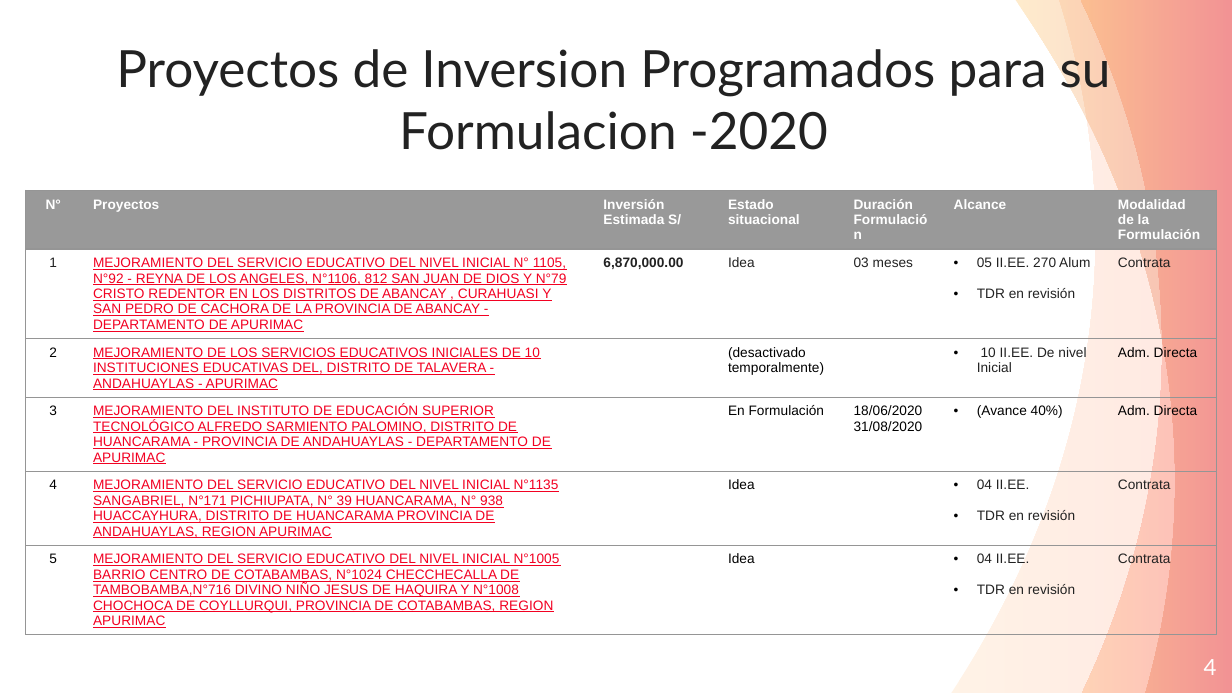
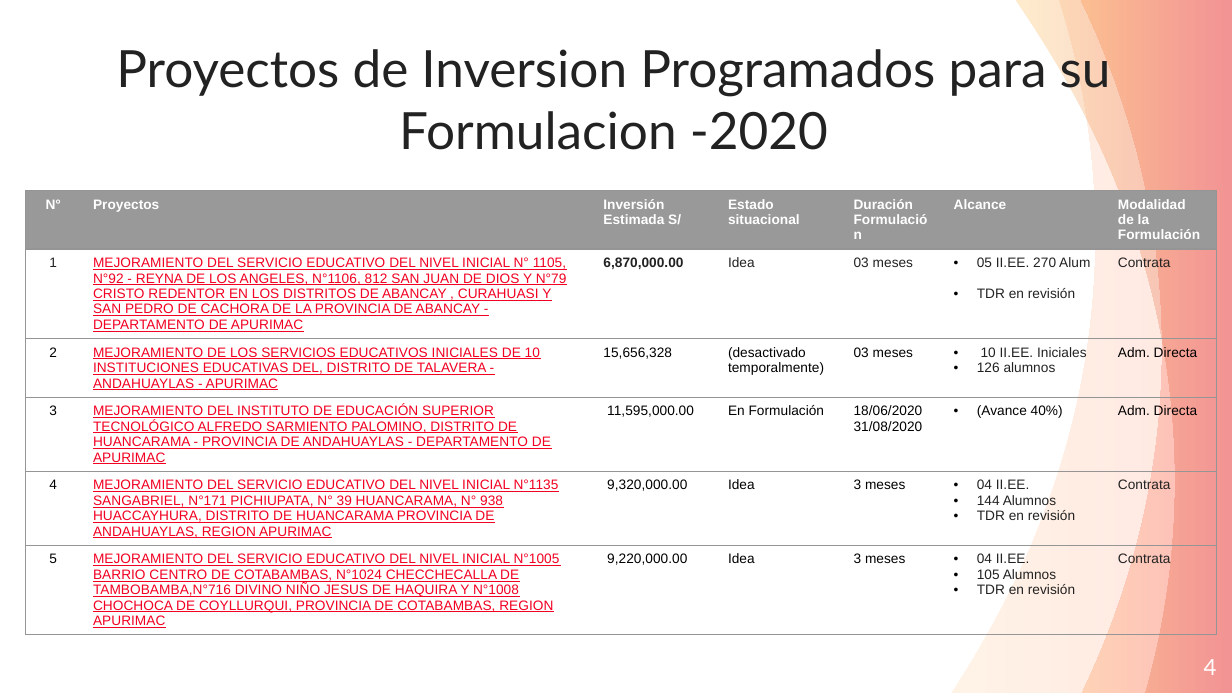
Before and after one commit to ORFEI-GRAP/Gestion-ORFEI, a slide deck: slide 4 of Proyectos Funcion Educacion.pptx. Drawn at 1232x693 pixels with LibreOffice and Linux fonts; fonts in the diff are those of the drawing. Boxes give left, top, right and bottom in pixels: in the first picture for what was removed or moved away, otherwise in the second. Text is boxed around its words. In the diff, an @@ line names an element or a change of style, - is before the commit and + after.

```diff
--- a/Proyectos Funcion Educacion.pptx
+++ b/Proyectos Funcion Educacion.pptx
@@ table at bbox=[26, 191, 1216, 659] @@
-row 3: 2 | MEJORAMIENTO DE LOS SERVICIOS EDUCATIVOS INICIALES DE 10 INSTITUCIONES EDUCATIVAS DEL, DISTRITO DE TALAVERA - ANDAHUAYLAS - APURIMAC |  | (desactivado temporalmente) |  | 10 II.EE. De nivel Inicial | Adm. Directa
+row 3: 2 | MEJORAMIENTO DE LOS SERVICIOS EDUCATIVOS INICIALES DE 10 INSTITUCIONES EDUCATIVAS DEL, DISTRITO DE TALAVERA - ANDAHUAYLAS - APURIMAC | 15,656,328 | (desactivado temporalmente) | 03 meses | 10 II.EE. Iniciales / 126 alumnos | Adm. Directa
-row 4, column 3: 
+row 4, column 3: 11,595,000.00
-row 5: 4 | MEJORAMIENTO DEL SERVICIO EDUCATIVO DEL NIVEL INICIAL N°1135 SANGABRIEL, N°171 PICHIUPATA, N° 39 HUANCARAMA, N° 938 HUACCAYHURA, DISTRITO DE HUANCARAMA PROVINCIA DE ANDAHUAYLAS, REGION APURIMAC |  | Idea |  | 04 II.EE. / TDR en revisión | Contrata
+row 5: 4 | MEJORAMIENTO DEL SERVICIO EDUCATIVO DEL NIVEL INICIAL N°1135 SANGABRIEL, N°171 PICHIUPATA, N° 39 HUANCARAMA, N° 938 HUACCAYHURA, DISTRITO DE HUANCARAMA PROVINCIA DE ANDAHUAYLAS, REGION APURIMAC | 9,320,000.00 | Idea | 3 meses | 04 II.EE. / 144 Alumnos / TDR en revisión | Contrata
-row 6: 5 | MEJORAMIENTO DEL SERVICIO EDUCATIVO DEL NIVEL INICIAL N°1005 BARRIO CENTRO DE COTABAMBAS, N°1024 CHECCHECALLA DE TAMBOBAMBA,N°716 DIVINO NIÑO JESUS DE HAQUIRA Y N°1008 CHOCHOCA DE COYLLURQUI, PROVINCIA DE COTABAMBAS, REGION APURIMAC |  | Idea |  | 04 II.EE. / TDR en revisión | Contrata
+row 6: 5 | MEJORAMIENTO DEL SERVICIO EDUCATIVO DEL NIVEL INICIAL N°1005 BARRIO CENTRO DE COTABAMBAS, N°1024 CHECCHECALLA DE TAMBOBAMBA,N°716 DIVINO NIÑO JESUS DE HAQUIRA Y N°1008 CHOCHOCA DE COYLLURQUI, PROVINCIA DE COTABAMBAS, REGION APURIMAC | 9,220,000.00 | Idea | 3 meses | 04 II.EE. / 105 Alumnos / TDR en revisión | Contrata
```
